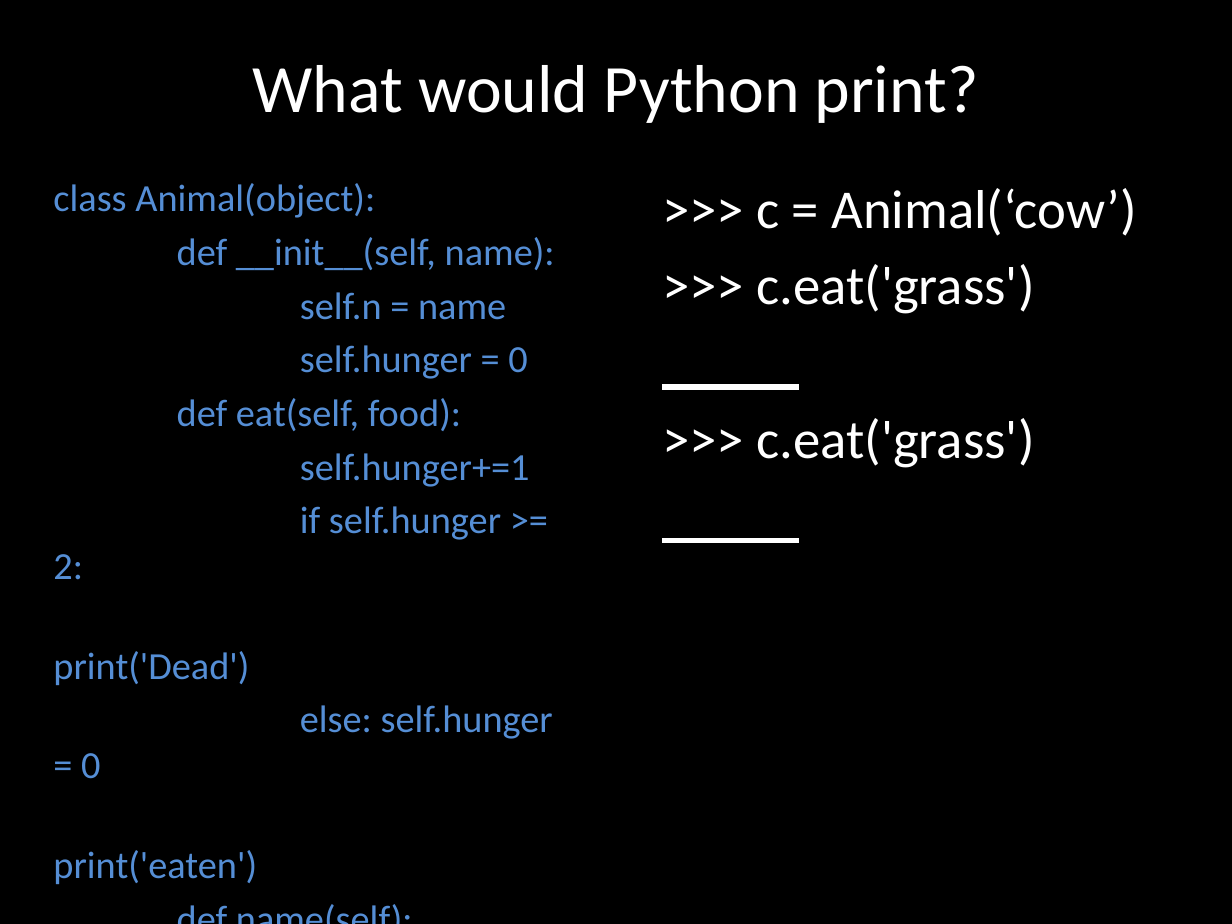
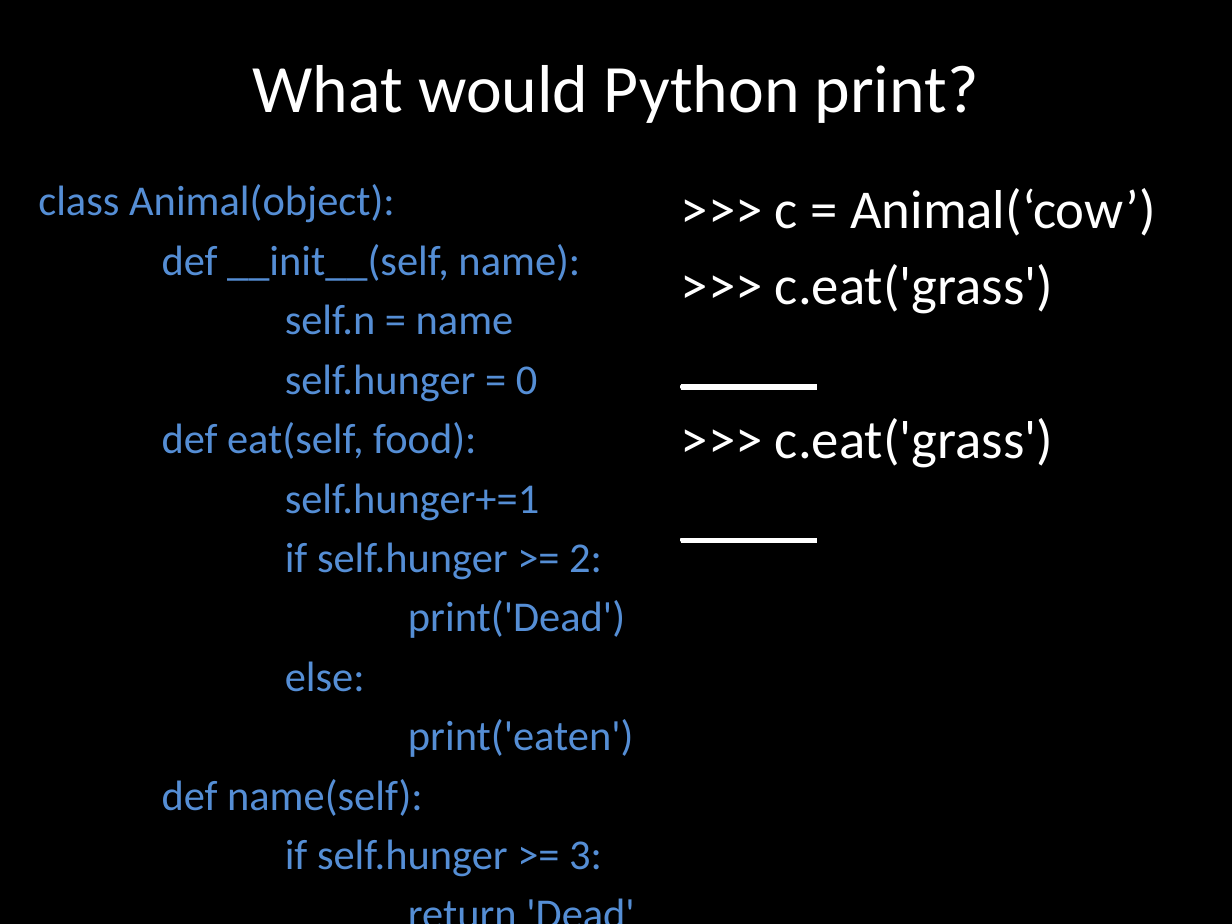
Before and after one commit to tbehailu/wat-camp-2014, a slide deck: slide 10 of Day4/day4.pptx. Drawn at 1232x924 pixels with LibreOffice and Linux fonts; fonts in the diff are those of the drawing. Boxes give left, top, right and bottom in pixels: in the first picture for what was removed or moved away, otherwise in the second. Text is boxed around its words. In the diff, an @@ line names an element or a change of style, - is before the commit and + after.

```diff
--- a/Day4/day4.pptx
+++ b/Day4/day4.pptx
@@ text "class Animal(object):": place and size @@
-text "class Animal(object):" at box(53, 183, 555, 739)
+text "class Animal(object):" at box(38, 184, 634, 877)
@@ text ">>> c = Animal(‘cow’)": place and size @@
-text ">>> c = Animal(‘cow’)" at box(756, 188, 1137, 468)
+text ">>> c = Animal(‘cow’)" at box(775, 188, 1156, 468)
@@ text at box(38, 184, 634, 877): size 22.4 to 24.8 pt @@
@@ text at box(285, 661, 365, 692): text changed; size 22.4 to 24.8 pt @@
-else: self.hunger = 0
+else:
```
Also in this commit, not shown: 6 other files.
